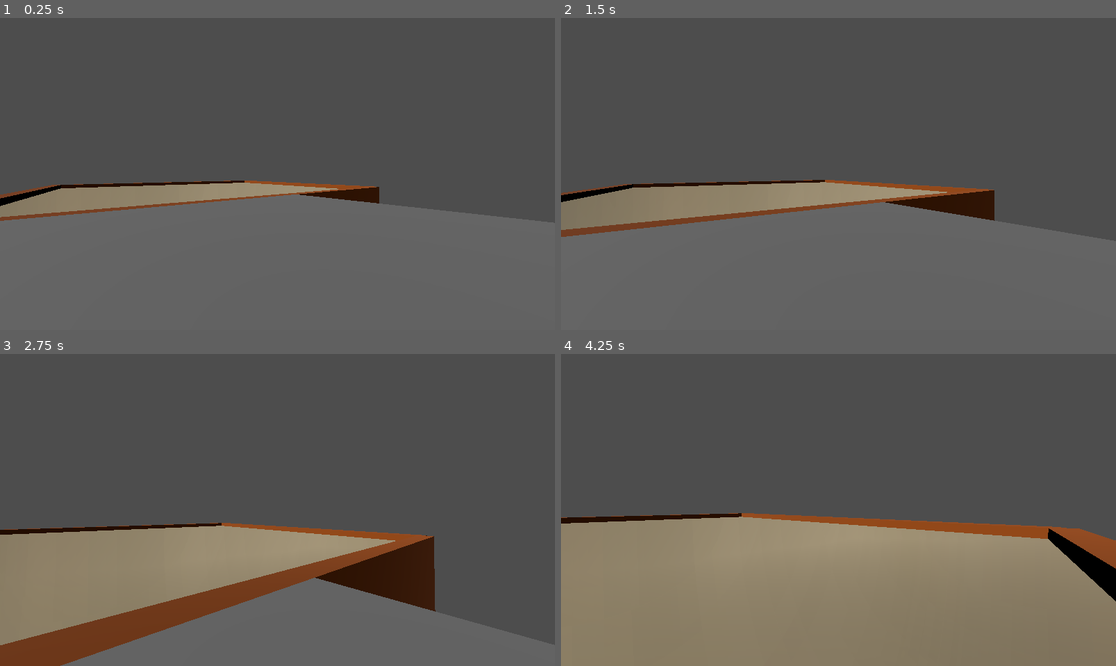
Above: before the commit, frames 1-4 (two rows, left to right).
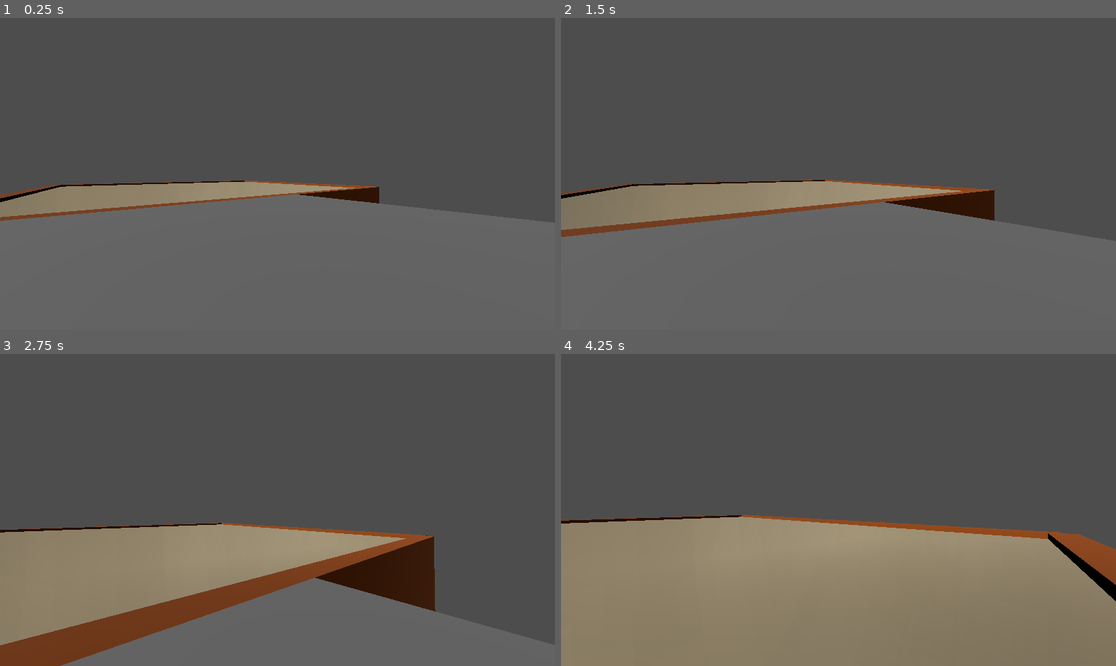
Above: after the commit, the same moments.

Repository: jasonkwan86/digging-vr-game
Game: Godot game, scene res://common/worlds/world_custom_terrain.tscn
Same seed, same stepped clock (60 frames per second), same inputs: the game is played once before the commit and once after it.
Inputs (mouse positions are in pixels of both pictures, inside the frame that each line leads up to):
- Up to frame 1 (0.25 s): no input
- Up to frame 2 (1.5 s): tap Enter (ui_accept) at 0.5, 0.77 s; move the mouse to (866, 174) at 0.52 s; hold W (move_forward) from 0.53 s (still down); click (866, 174) at 0.6 s; move the mouse to (810, 174) at 1.27 s; click (810, 174) at 1.35 s
- Up to frame 3 (2.75 s): keep holding W (move_forward); tap Enter (ui_accept) at 1.52 s; move the mouse to (288, 503) at 2.02 s; tap E (pickup_mineral) at 2.1 s; click (288, 503) at 2.3 s
- Up to frame 4 (4.25 s): keep holding W (move_forward); move the mouse to (832, 516) at 2.77 s; click (832, 516) at 2.85 s; tap Enter (ui_accept) at 3.02, 3.77 s; move the mouse to (877, 513) at 3.52 s; click (877, 513) at 3.6 s

The runs differ from the first frame. In frame 1, 0.3% of the frame differs, in the area x 0-64%, y 52-61%; in frame 2, 0.4%; in frame 3, 0.5%; in frame 4, 1.5%, in the area x 0-100%, y 51-74%.

Commit message:
dig now adds to scalar values instead of overwrite

Diff:
--- a/common/modifiable_ground/modifiable_ground.gd
+++ b/common/modifiable_ground/modifiable_ground.gd
@@ -325,6 +325,9 @@
 	func write(x: int, y: int, z: int, value: float) -> void:
 		self.data[x + self.resolution * (y + self.resolution * z)] = value
 
+	func add(x: int, y: int, z: int, value: float) -> void:
+		self.data[x + self.resolution * (y + self.resolution * z)] += value
+
 func generate():
 	voxel_grid = VoxelGrid.new(RESOLUTION)
 	#generate terrain
@@ -358,12 +361,12 @@
 	finish_generating_mesh_on_main_thread.call_deferred(surface_tool.commit())
 
 func finish_generating_mesh_on_main_thread(array_mesh: ArrayMesh):
-	var start_time_usec: int = Time.get_ticks_usec()
+	#var start_time_usec: int = Time.get_ticks_usec()
 	MESH_INSTANCE.mesh = array_mesh
 	#MESH_INSTANCE.create_multiple_convex_collisions()
 	COLLIDER.shape = MESH_INSTANCE.mesh.create_trimesh_shape()
-	var end_time_usec: int = Time.get_ticks_usec()
-	print((end_time_usec - start_time_usec) / 1000000.0)
+	#var end_time_usec: int = Time.get_ticks_usec()
+	#print((end_time_usec - start_time_usec) / 1000000.0)
 
 func march_cube(x:int, y:int, z:int, vertices:PackedVector3Array):
 	var tri = get_triangulation(x, y, z)
@@ -372,7 +375,7 @@
 		var point_indices = EDGES[edge_index]
 		var p0 = POINTS[point_indices.x]
 		var p1 = POINTS[point_indices.y]
-		# Global position of these 2 points
+		# Local position of these 2 points within the node
 		var pos_a = Vector3(x+p0.x, y+p0.y, z+p0.z)
 		var pos_b = Vector3(x+p1.x, y+p1.y, z+p1.z)
 
@@ -399,10 +402,10 @@
 	idx |= int(voxel_grid.read(x+1, y+1, z) < ISO_LEVEL)<<7
 	return TRIANGULATIONS[idx]
 
-func remove_from(global_center: Vector3, radius: float):
-	WorkerThreadPool.add_task(thread_remove_from.bind(global_center - global_position, radius))
-
-func thread_remove_from(local_center: Vector3, radius: float):
+func remove_from(global_center: Vector3, radius: float, dig_strength: float):
+	WorkerThreadPool.add_task(thread_remove_from.bind(global_center - global_position, radius, dig_strength))
+
+func thread_remove_from(local_center: Vector3, radius: float, dig_strength: float):
 	var min_x = int(max(0, local_center.x - radius))
 	var max_x = int(min(voxel_grid.resolution - 1, local_center.x + radius))
 	var min_y = int(max(0, local_center.y - radius))
@@ -415,5 +418,5 @@
 			for z in range(min_z, max_z + 1):
 				var distance = Vector3(x, y, z).distance_to(local_center)
 				if distance <= radius:
-					voxel_grid.write(x, y, z, OUTSIDE_MESH)  # mark voxel as removed
+					voxel_grid.add(x, y, z, dig_strength)
 	regenerate()
--- a/common/player/player.gd
+++ b/common/player/player.gd
@@ -9,7 +9,8 @@
 
 @export_group("Voxel Interactions")
 @export var reach: float = 3
-@export var mesh_removal_radius: int = 1
+@export var dig_radius: int = 1
+@export var dig_strength: float = 1
 @export var looking_at_ray: RayCast3D
 @export var looking_at_shapecast: ShapeCast3D
 
@@ -59,7 +60,7 @@
 			(mineral.collider as RigidBody3D).freeze = false
 		var looking_at_object = looking_at_ray.get_collider()
 		if looking_at_object is ModifiableGround:
-			looking_at_object.remove_from(looking_at_ray.get_collision_point(), mesh_removal_radius)
+			looking_at_object.remove_from(looking_at_ray.get_collision_point(), dig_radius, dig_strength)
 
 	if Input.is_action_just_pressed("pickup_mineral"):
 		var looking_at_object = looking_at_ray.get_collider()
--- a/common/worlds/world_custom_terrain.tscn
+++ b/common/worlds/world_custom_terrain.tscn
@@ -40,6 +40,7 @@
 
 [node name="ModifiableGround" parent="Sandbox" instance=ExtResource("2_lopip")]
 transform = Transform3D(1, 0, 0, 0, 1, 0, 0, 0, 1, 14, -31, -7)
+ISO_LEVEL = 0.5
 
 [node name="SandboxBarrier4" type="MeshInstance3D" parent="Sandbox"]
 transform = Transform3D(-4.371139e-08, 0, 1, 0, 1, 0, -1, 0, -4.371139e-08, 13.5, -16, 8.5)
